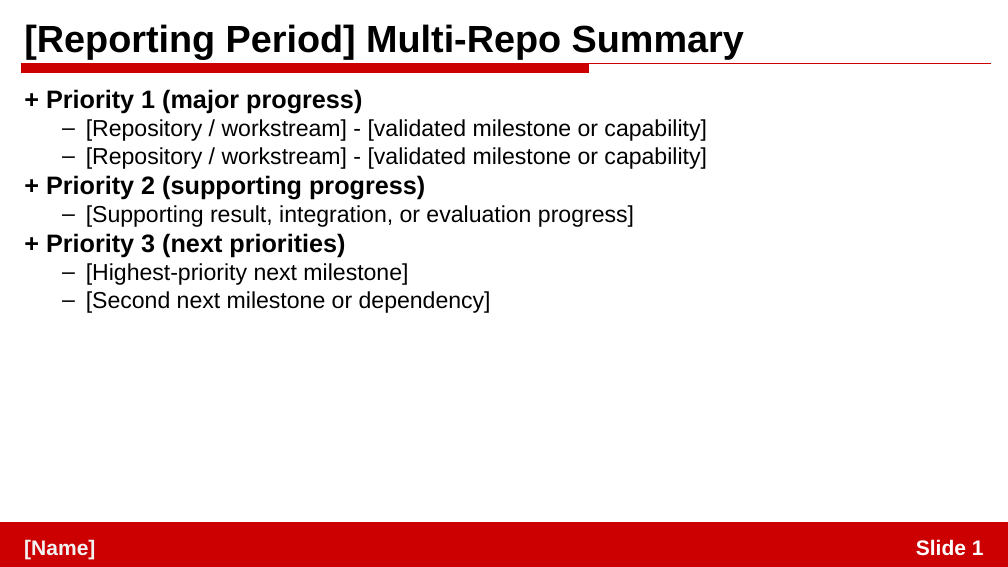
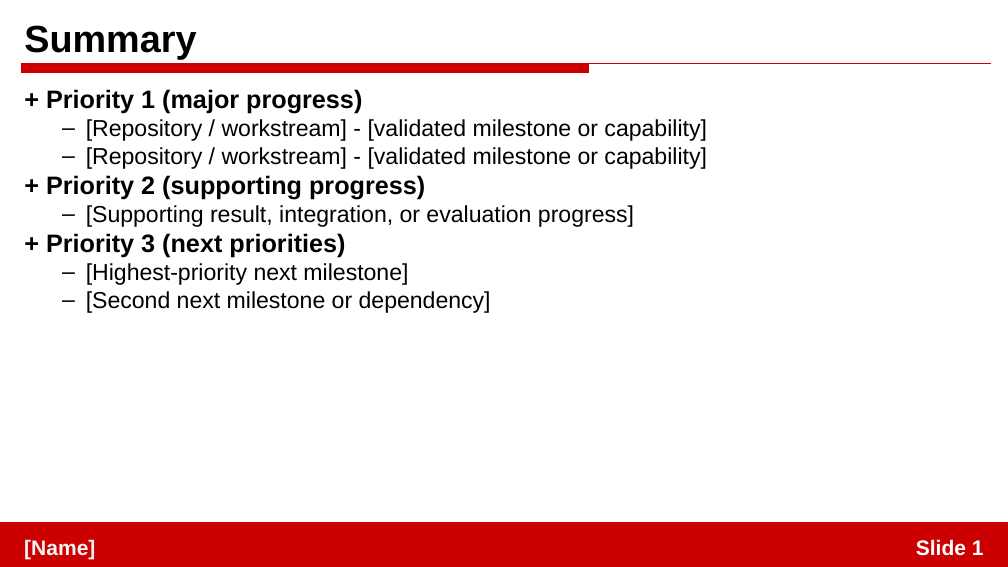
Before and after one commit to WeLET-chao/agent-orchestration-skill, a slide deck: slide 1 of repo-daily-summary/assets/repo-daily-summary-template.pptx. Drawn at 1008x567 pixels with LibreOffice and Linux fonts; fonts in the diff are those of the drawing. Boxes give left, top, right and bottom in pixels: in the first picture for what was removed or moved away, otherwise in the second. Text is boxed around its words. In the diff, an @@ line names an element or a change of style, - is before the commit and + after.

Commit message:
Simplify repository summary template title

```diff
--- a/repo-daily-summary/assets/repo-daily-summary-template.pptx
+++ b/repo-daily-summary/assets/repo-daily-summary-template.pptx
@@ title at [24, 25, 196, 60]: text changed @@
-[Reporting Period] Multi-Repo Summary
+Summary
```
Also in this commit, not shown: 1 other file.
